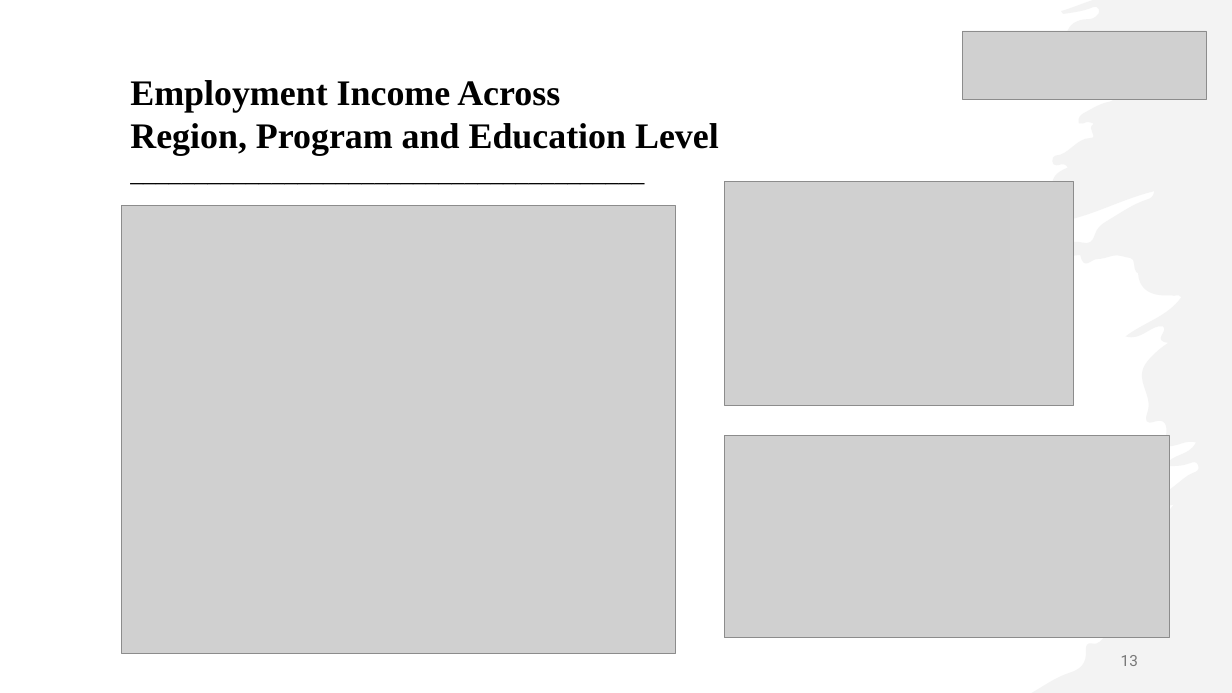
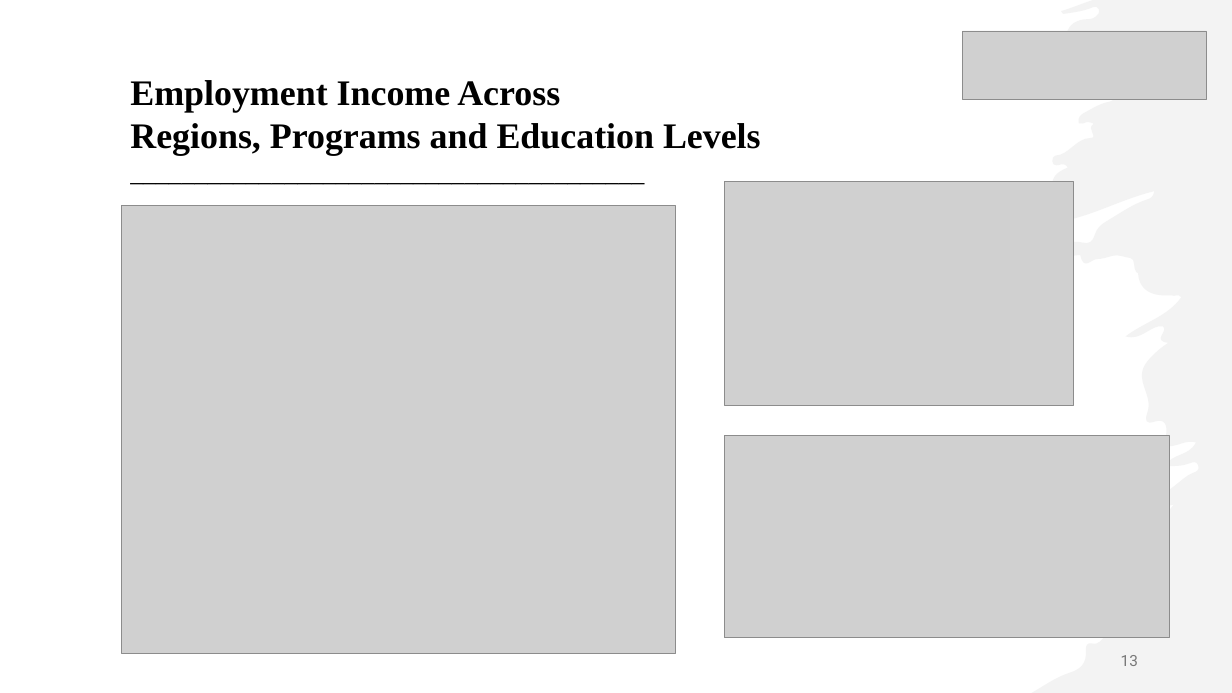
Before and after one commit to fuxima/Dal, a slide deck: slide 13 of NGS_ppt.pptx. Drawn at 1232x693 pixels with LibreOffice and Linux fonts; fonts in the diff are those of the drawing; grey boxes stand for pictures. Boxes give left, top, right and bottom in pixels: in the first picture for what was removed or moved away, otherwise in the second. Text is boxed around its words. In the diff, an @@ line names an element or a change of style, - is before the commit and + after.

```diff
--- a/NGS_ppt.pptx
+++ b/NGS_ppt.pptx
@@ text at box(130, 123, 761, 156): text changed @@
-Region, Program and Education Level
+Regions, Programs and Education Levels
```
Also in this commit, not shown: 12 other slides changed, 1 slide added, 1 other file.
